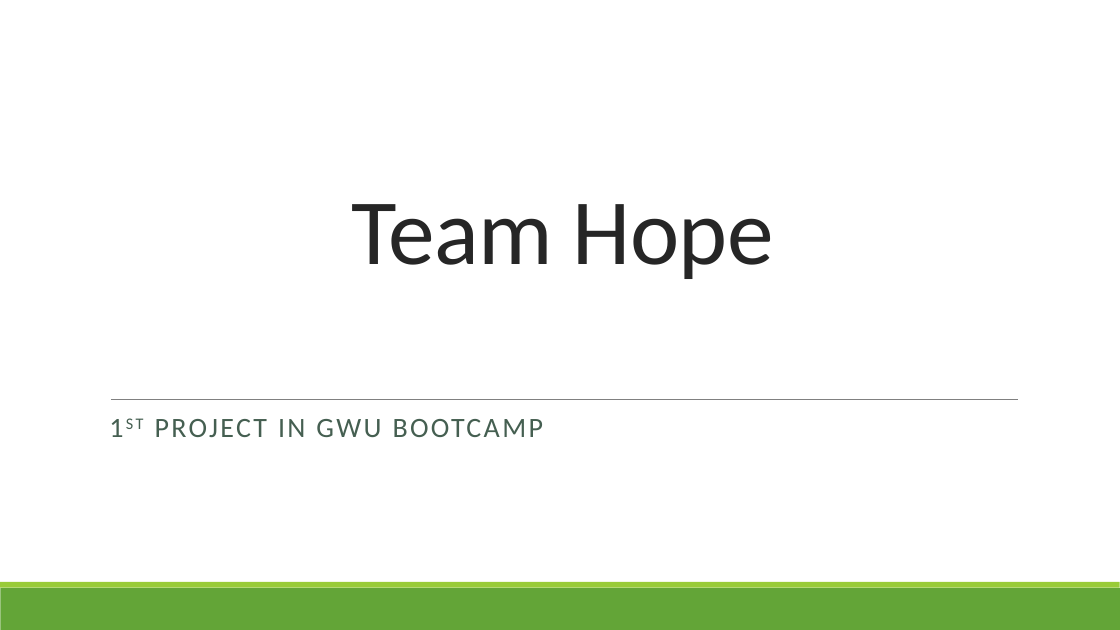
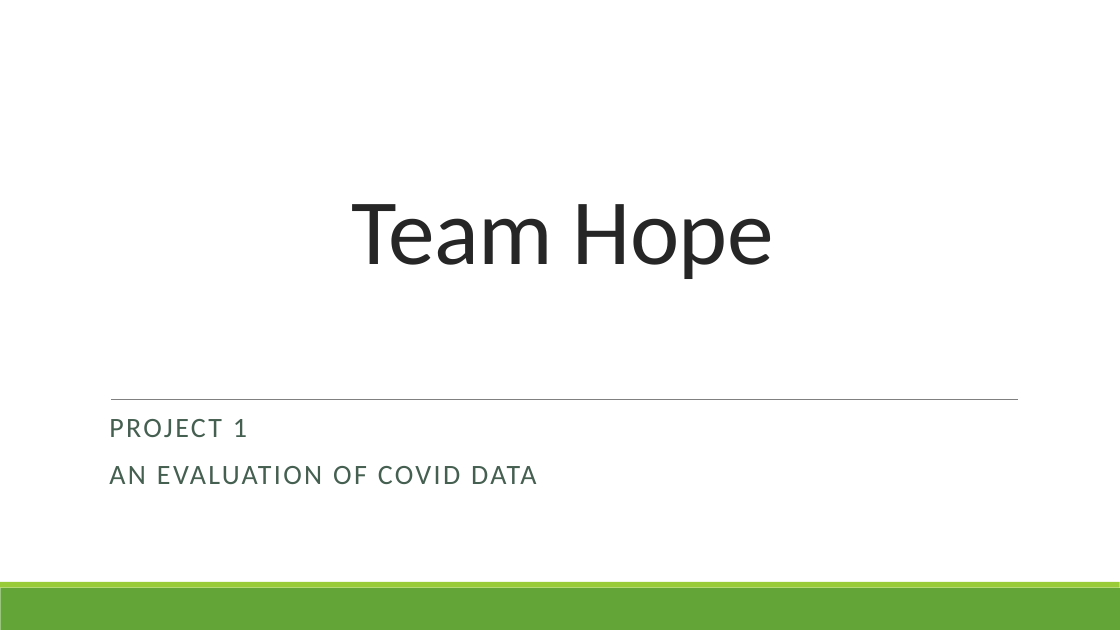
Before and after one commit to 123noob1/eda_and_git_colab, a slide deck: slide 1 of Team Hope.pptx. Drawn at 1120x630 pixels with LibreOffice and Linux fonts; fonts in the diff are those of the drawing. Boxes give left, top, right and bottom in pixels: in the first picture for what was removed or moved away, otherwise in the second. Text is boxed around its words. In the diff, an @@ line names an element or a change of style, - is before the commit and + after.

```diff
--- a/Team Hope.pptx
+++ b/Team Hope.pptx
@@ subtitle at box(109, 419, 536, 484): text changed @@
-1ST PROJECT IN GWU BOOTCAMP
+PROJECT 1
+AN EVALUATION OF COVID DATA
```
Also in this commit, not shown: 1 other slide changed, 2 slides added.
